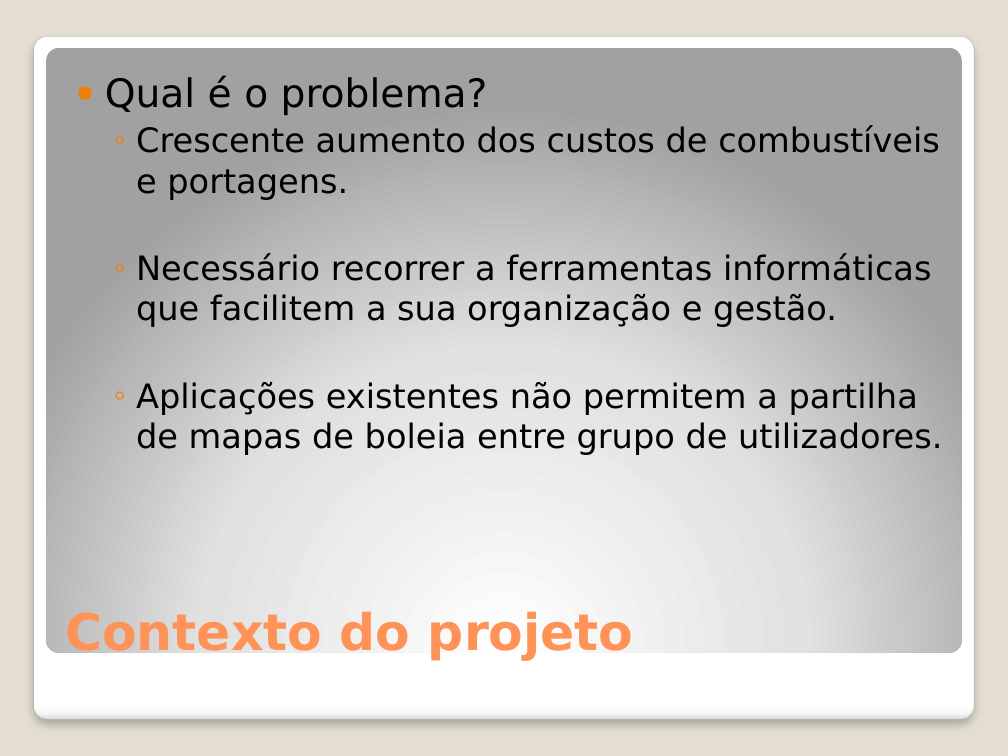
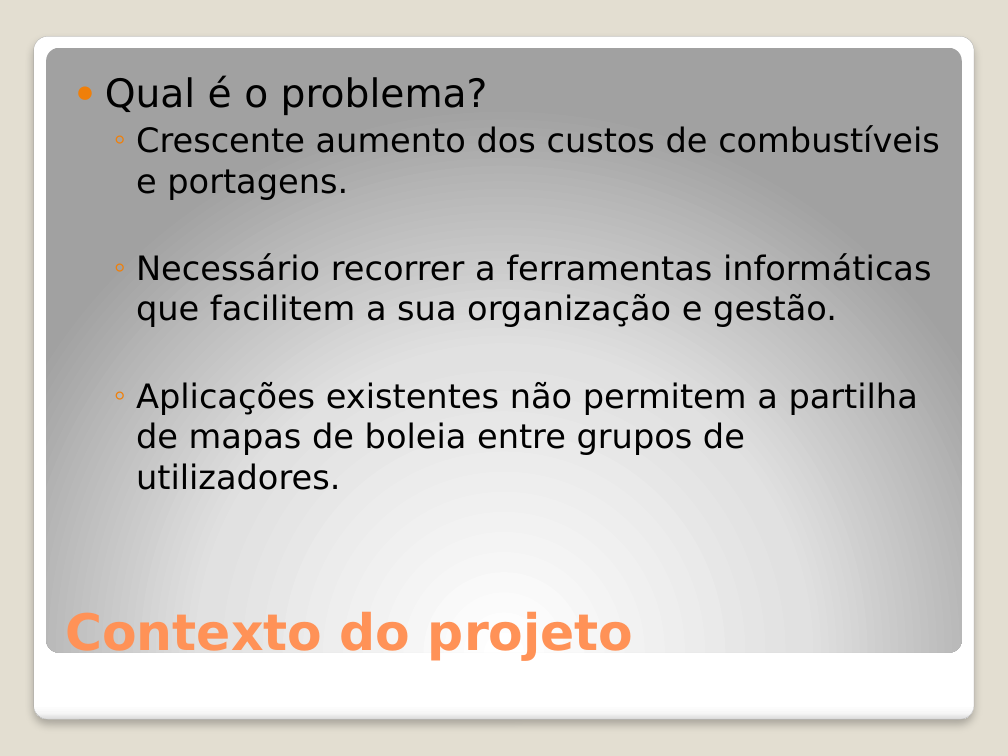
Before and after one commit to Vascomfortuna/Projeto-EI, a slide deck: slide 2 of actividades/Apresentação.pptx. Drawn at 1008x756 pixels with LibreOffice and Linux fonts; fonts in the diff are those of the drawing. Boxes give left, top, right and bottom in pixels: in the first picture for what was removed or moved away, otherwise in the second. Text is boxed around its words. In the diff, an @@ line names an element or a change of style, - is before the commit and + after.

```diff
--- a/actividades/Apresentação.pptx
+++ b/actividades/Apresentação.pptx
@@ text at (x1=136, y1=382, x2=918, y2=490): text changed @@
-  ◦ Aplicações existentes não permitem a partilha de mapas de boleia entre grupo de utilizadores.
+  ◦ Aplicações existentes não permitem a partilha de mapas de boleia entre grupos de utilizadores.
```
Also in this commit, not shown: 12 slides added, 1 slide removed, 5 other files.
